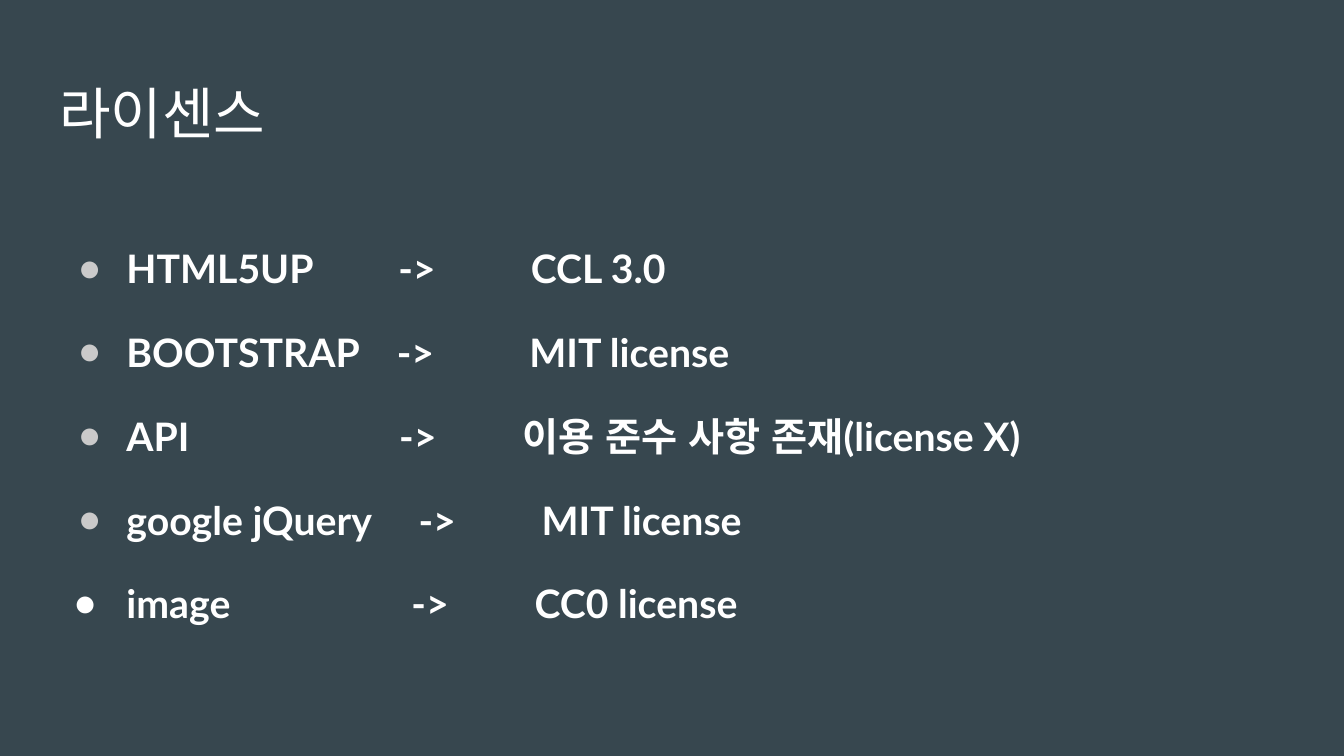
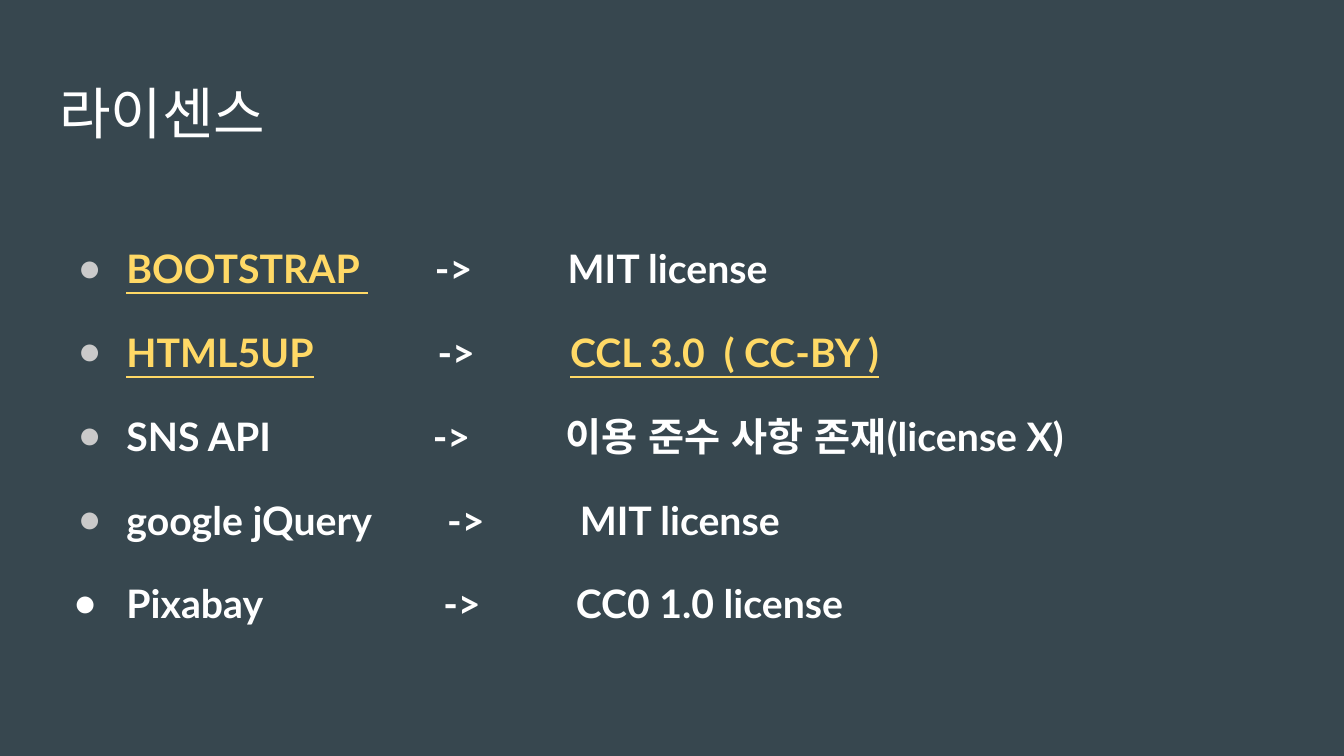
Before and after one commit to jangseokgyu/ossw_cardnews, a slide deck: slide 13 of OSSW-PPT.pptx (slide 12 before the commit). Drawn at 1344x756 pixels with LibreOffice and Linux fonts; fonts in the diff are those of the drawing. Boxes give left, top, right and bottom in pixels: in the first picture for what was removed or moved away, otherwise in the second. Text is boxed around its words. In the diff, an @@ line names an element or a change of style, - is before the commit and + after.

```diff
--- a/OSSW-PPT.pptx
+++ b/OSSW-PPT.pptx
@@ text at (126,254,666,284): paragraph removed @@
-● HTML5UP -> CCL 3.0
@@ text at (126,254,767,284): text colour #FFFFFF to #FFD966, underline on in "BOOTSTRAP"; less space between paragraphs @@
@@ text at (126,338,1064,457): text changed @@
-● API -> 이용 준수 사항 존재(license X)
+● HTML5UP -> CCL 3.0 ( CC-BY )
+● SNS API -> 이용 준수 사항 존재(license X)
@@ text at (126,589,843,625): text changed @@
-● image -> CC0 license
+● Pixabay -> CC0 1.0 license
```
Also in this commit, not shown: 2 other slides changed, 4 slides added, 1 slide removed, 1 other file.
